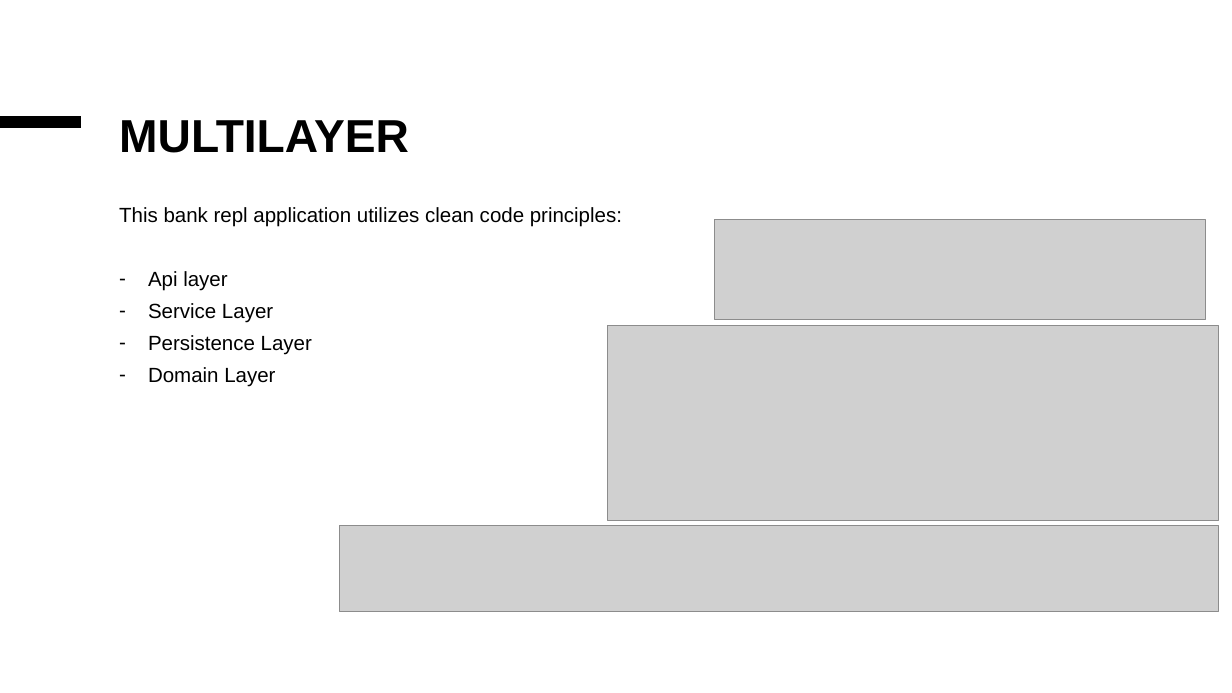
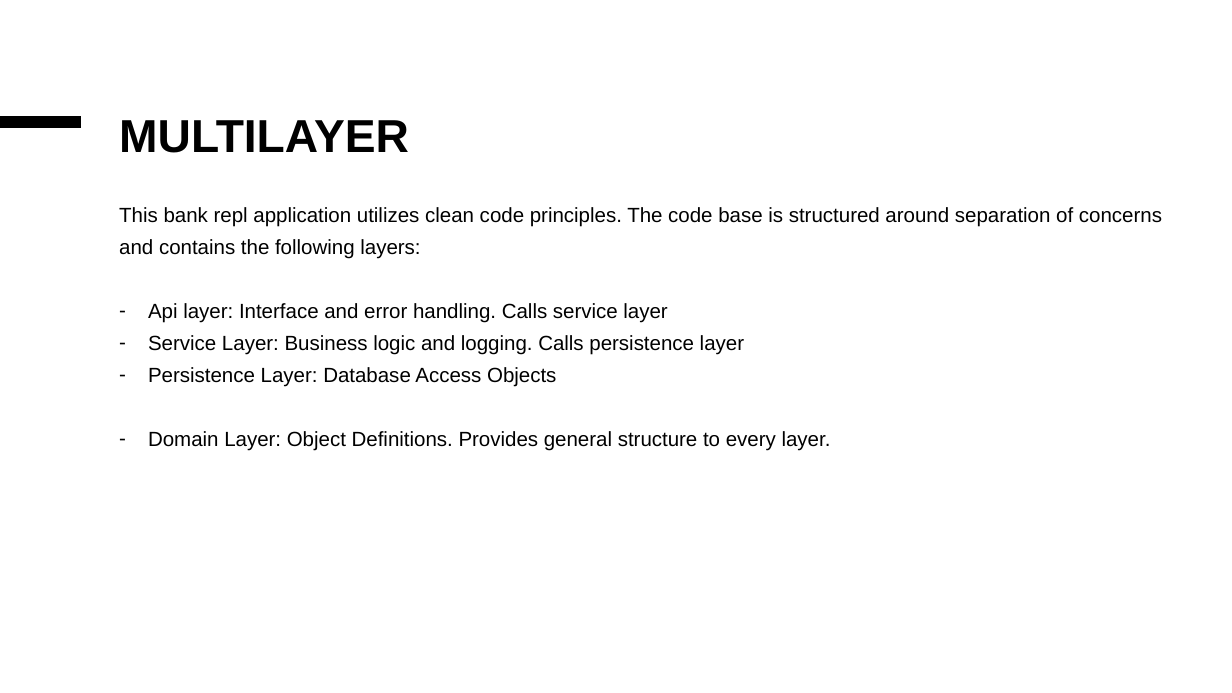
Before and after one commit to djkeithly/revature_p0, a slide deck: slide 2 of documents/Bank repl.pptx. Drawn at 1232x693 pixels with LibreOffice and Linux fonts; fonts in the diff are those of the drawing; grey boxes stand for pictures. Boxes give left, top, right and bottom in pixels: in the first picture for what was removed or moved away, otherwise in the second. Text is boxed around its words. In the diff, an @@ line names an element or a change of style, - is before the commit and + after.

Commit message:
PIN Cleanup and Presentation Work: - Worked on presentation to add more valid and formatted information. - Made it so that PINs now have to be 4 digits long.    - A future update needs to convert these into strings so that they can have a 0 in the leading spot, right now they cannot without throwing errors. - Updated test cases to reflect the new logic and fix one of the cases that broke.

```diff
--- a/documents/Bank repl.pptx
+++ b/documents/Bank repl.pptx
@@ text at (119,207,1162,451): text changed @@
-This bank repl application utilizes clean code principles:
-– Api layer
-– Service Layer
-– Persistence Layer
-– Domain Layer
+This bank repl application utilizes clean code principles. The code base is structured around separation of concerns and contains the following layers:
+– Api layer: Interface and error handling. Calls service layer
+– Service Layer: Business logic and logging. Calls persistence layer
+– Persistence Layer: Database Access Objects
+– Domain Layer: Object Definitions. Provides general structure to every layer.
@@ picture removed at (715,220,1206,320) @@
@@ picture removed at (607,325,1218,520) @@
@@ picture removed at (339,526,1219,612) @@
```
Also in this commit, not shown: 2 other slides changed, 1 slide added, 9 other files.
